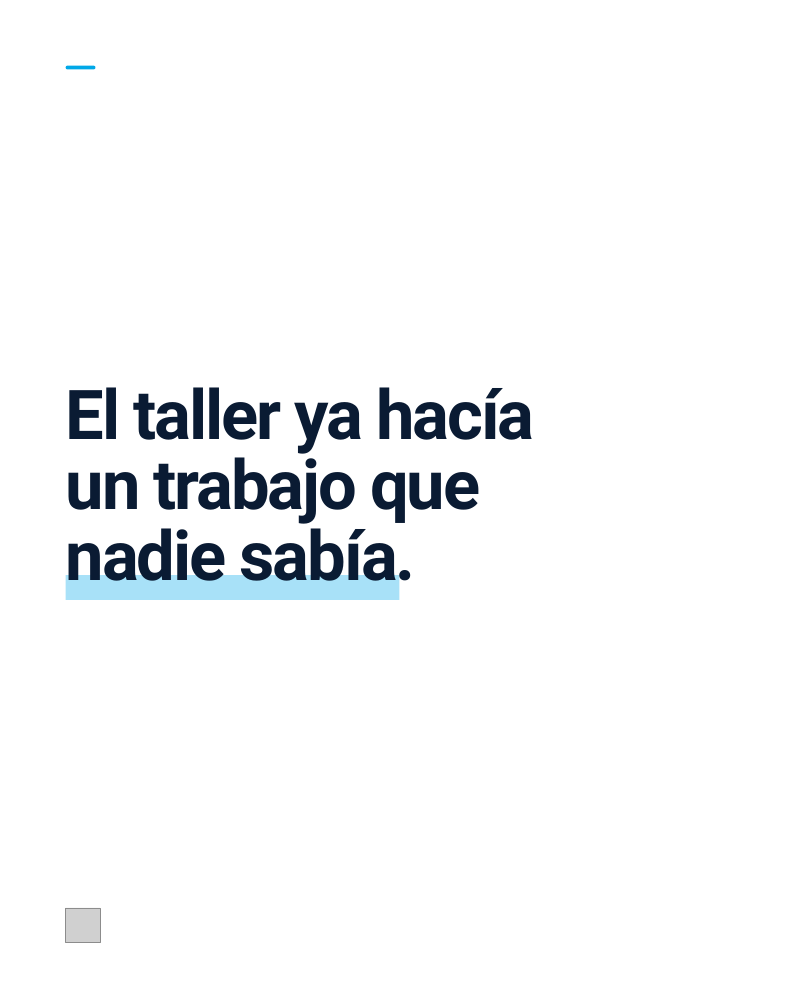
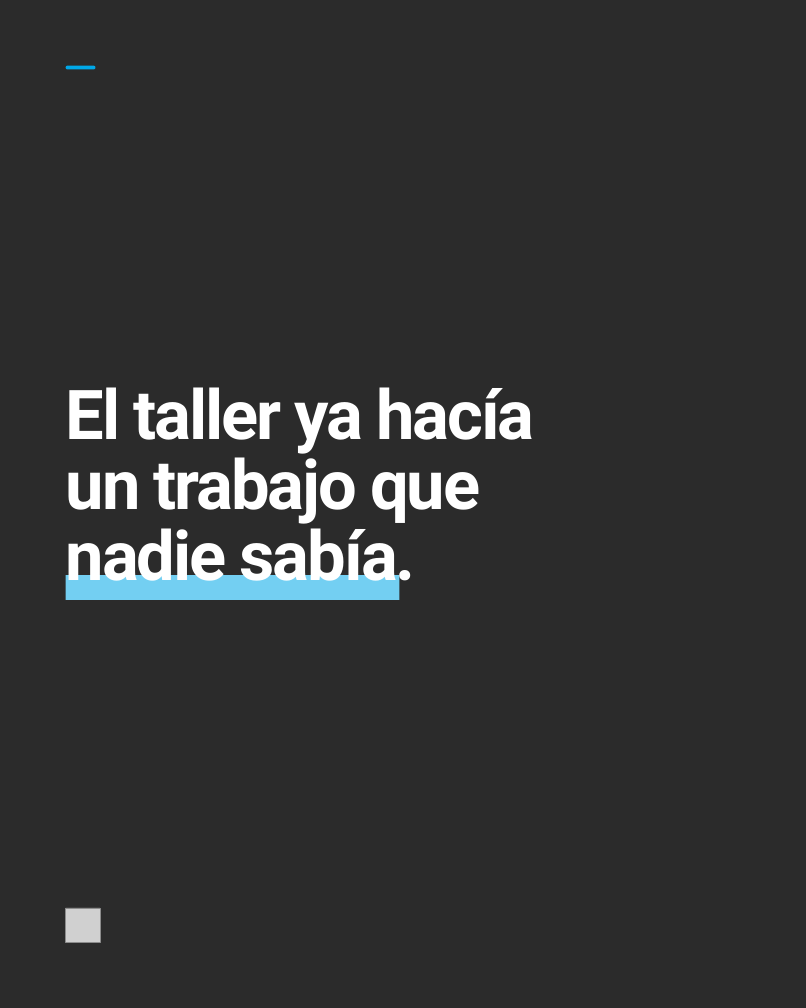
Before and after one commit to tunegocioenlasredes2025-star/TuNegocioenlasRedes, a slide deck: slide 1 of contenido/carruseles/05-motos-roll/editable-canva.pptx. Drawn at 806x1008 pixels with LibreOffice and Linux fonts; fonts in the diff are those of the drawing; grey boxes stand for pictures; background and template pictures are left out; a plain dark background stands for a picture behind light text. Boxes give left, top, right and bottom in pixels: in the first picture for what was removed or moved away, otherwise in the second. Text is boxed around its words. In the diff, an @@ line names an element or a change of style, - is before the commit and + after.

```diff
--- a/contenido/carruseles/05-motos-roll/editable-canva.pptx
+++ b/contenido/carruseles/05-motos-roll/editable-canva.pptx
@@ background #FFFFFF to picture (left out) @@
@@ text "El taller ya hacía" at (66,387,534,595): text colour #0A1B33 to #FFFFFF @@
@@ rectangle at (66,575,400,599): fill #A8E1F8 to #73CFF2 @@
@@ text "DESLIZÁ →" at (623,914,785,942): text colour #1657D0 to #8FD8F5 @@
```
Also in this commit, not shown: 6 other files.
